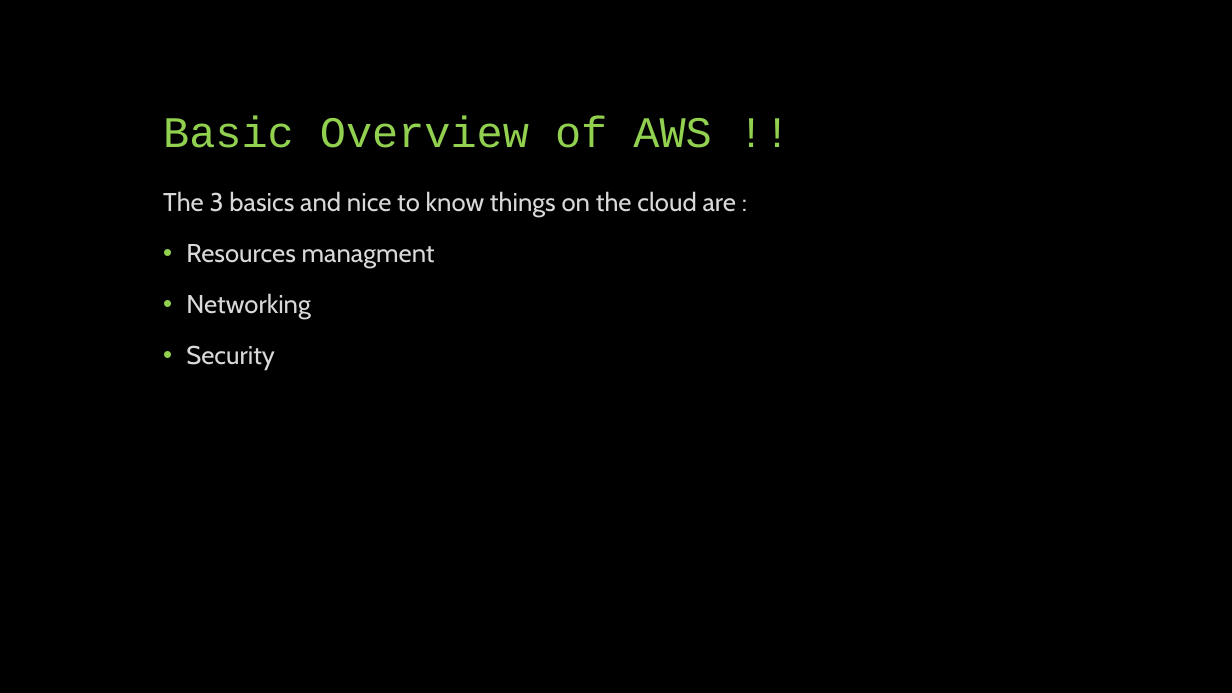
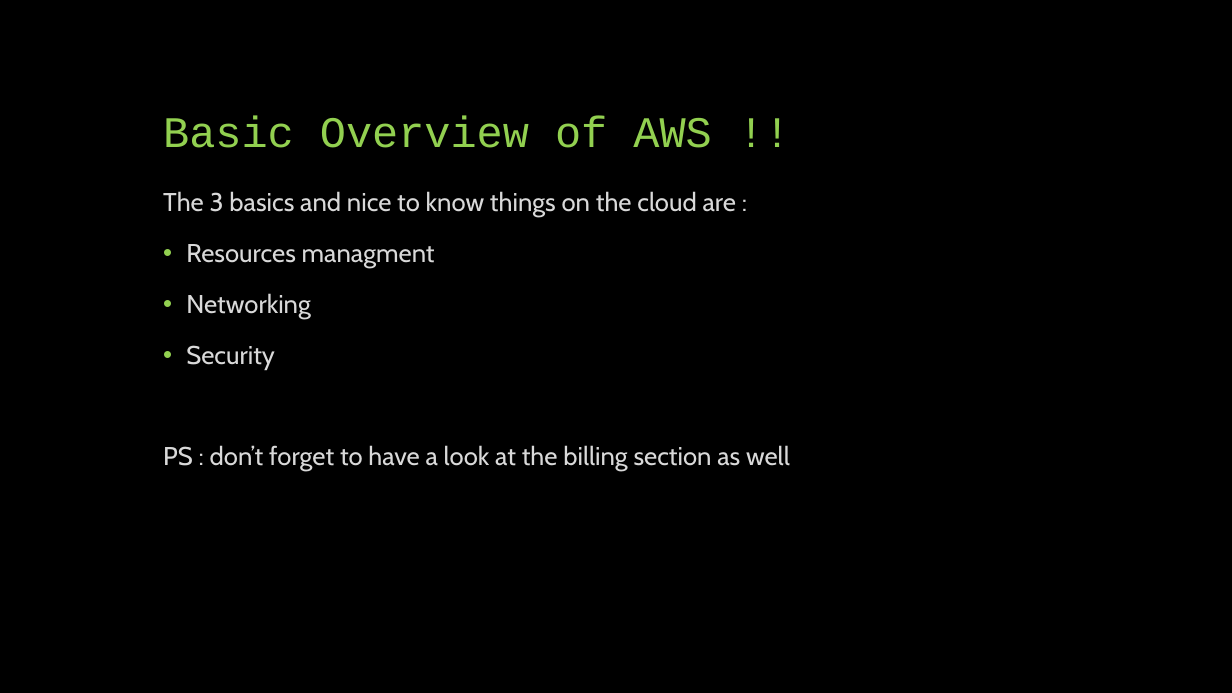
Before and after one commit to derrickrose/big-data-aws-demo, a slide deck: slide 6 of files/big-data-on-aws-presented-by-frils.pptx. Drawn at 1232x693 pixels with LibreOffice and Linux fonts; fonts in the diff are those of the drawing. Boxes give left, top, right and bottom in pixels: in the first picture for what was removed or moved away, otherwise in the second. Text is boxed around its words. In the diff, an @@ line names an element or a change of style, - is before the commit and + after.

```diff
--- a/files/big-data-on-aws-presented-by-frils.pptx
+++ b/files/big-data-on-aws-presented-by-frils.pptx
@@ text at (163,445,790,471): paragraph added @@
+PS : don’t forget to have a look at the billing section as well
```
Also in this commit, not shown: 5 other slides changed, 1 other file.
